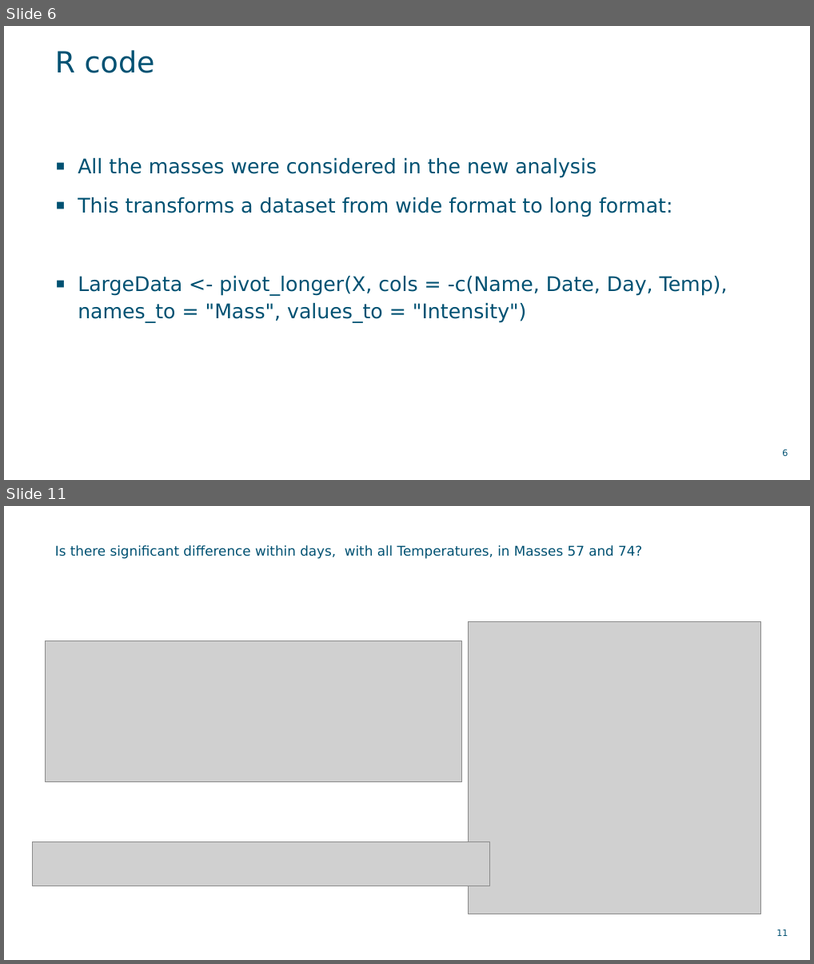
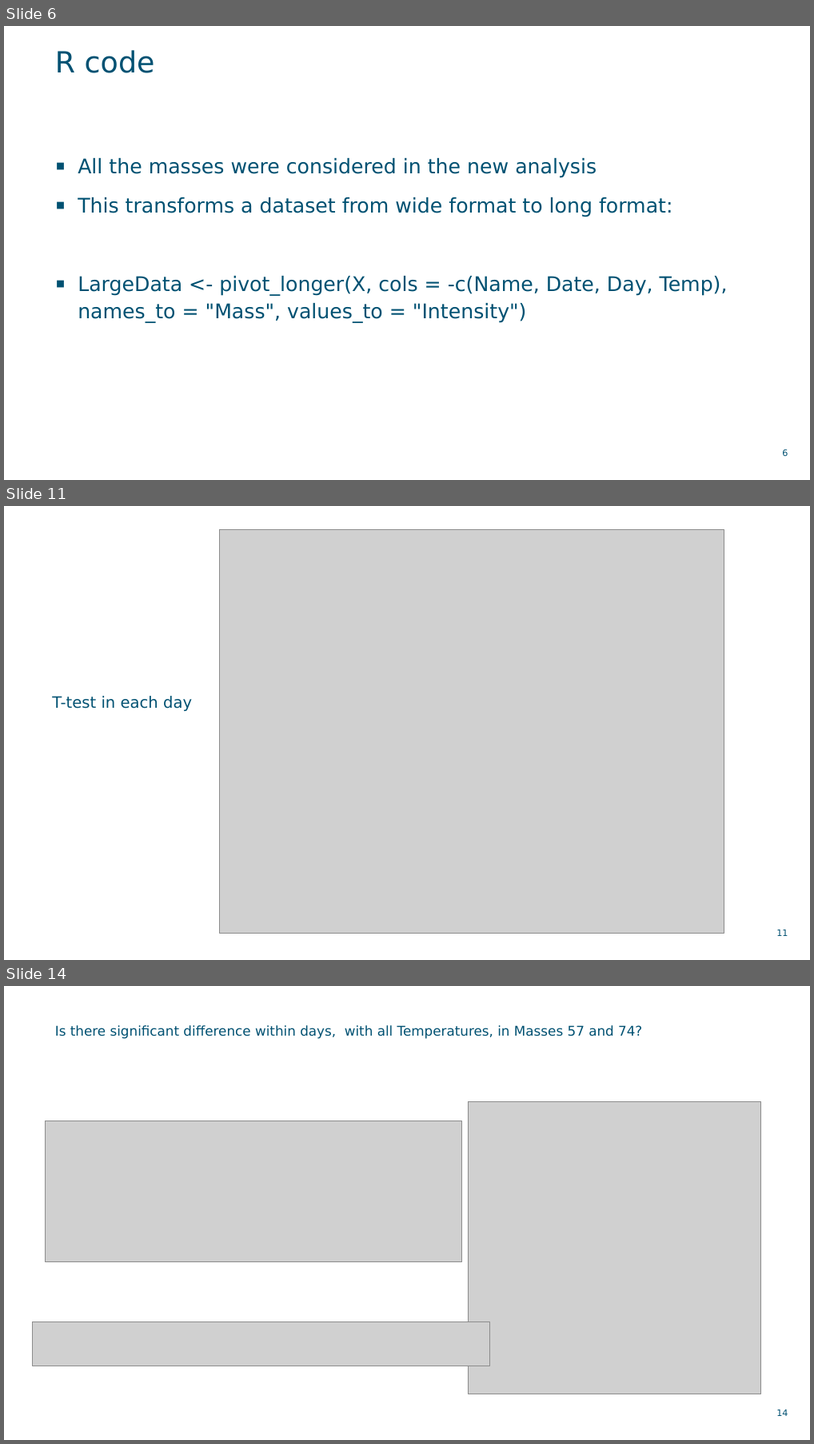
Before and after one commit to MMBDD/Serbia, a slide deck: Brines/UF.pptx. Shown one above the other, each under a label of ours: slides 6 and 11 before the commit, slides 6, 11 and 14 after it; the slides between them are not shown. The pictures are 814x964 and 814x1444 pixels, drawn with LibreOffice and Linux fonts; fonts in the diff are those of the drawing; grey boxes stand for pictures; background and template pictures are left out. Boxes give left, top, right and bottom in pixels: in the first picture for what was removed or moved away, otherwise in the second. Text is boxed around its words. In the diff, an @@ line names an element or a change of style, - is before the commit and + after.

```diff
--- a/Brines/UF.pptx
+++ b/Brines/UF.pptx
@@ slide 11 added at [4, 506, 810, 960], background picture (left out) @@
@@ picture added at [219, 529, 724, 932] @@
@@ text added at [52, 696, 192, 711], 14 pt, text #005172 @@
+T-test in each day
@@ page number added at [777, 929, 788, 936], 8 pt, text #005172 @@
+11
@@ what was slide 11 is now slide 14 @@
@@ page number at [777, 1409, 788, 1416]: text changed @@
-11
+14
```
Also in this commit, not shown: 4 slides changed, 2 other slides added, 4 other files.
